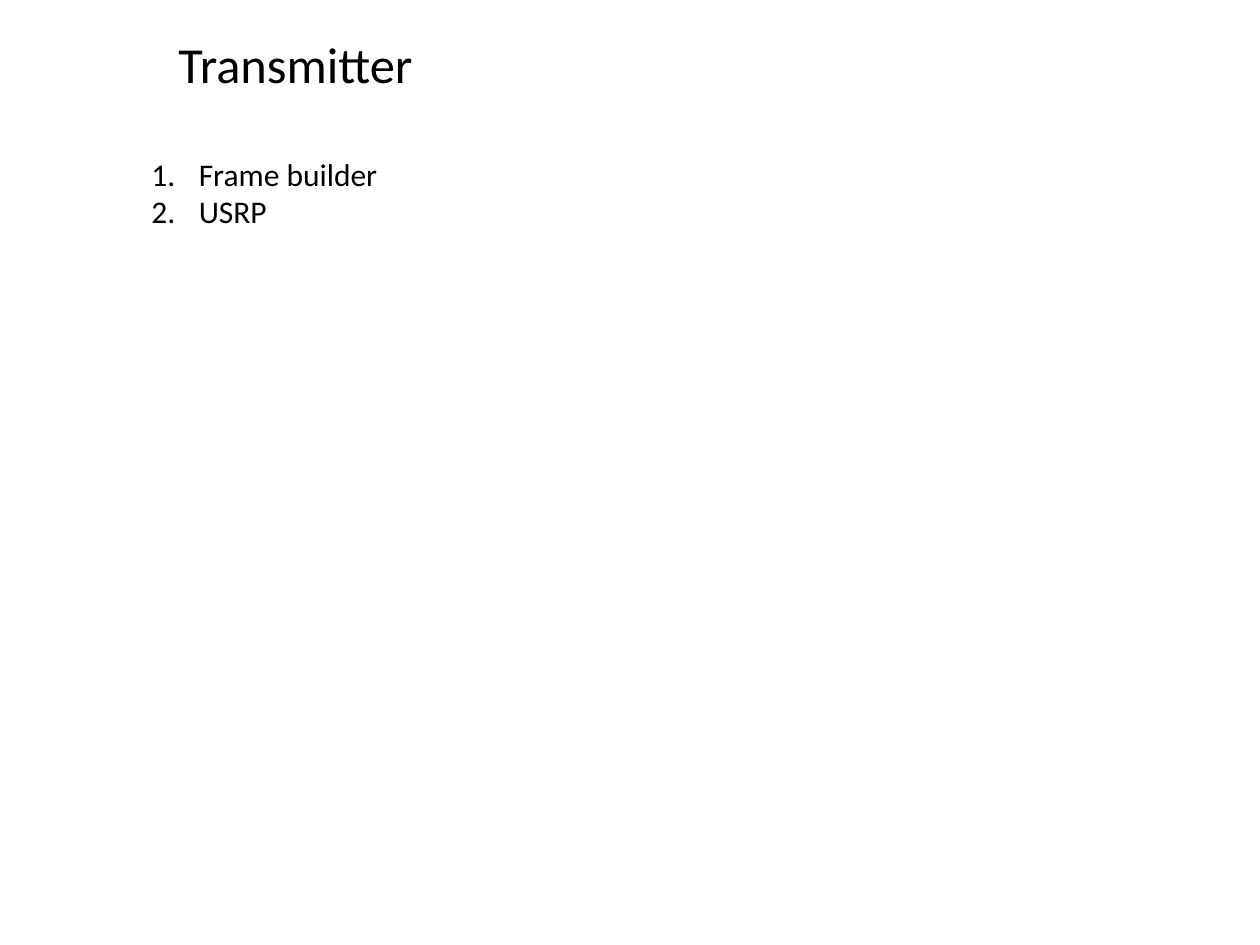
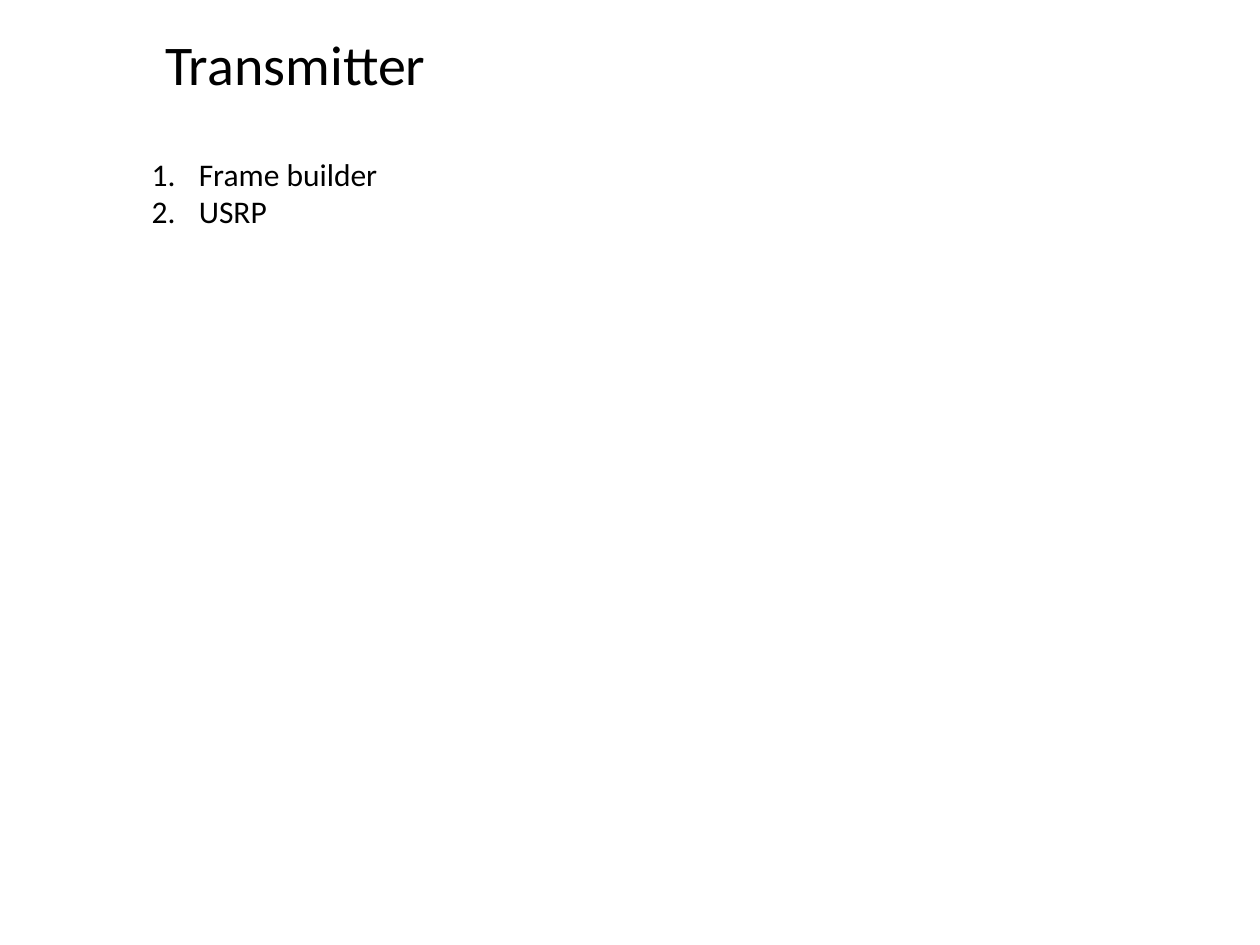
Before and after one commit to r4tn3sh/ncofdm_final, a slide deck: slide 2 of Blocks.pptx. Drawn at 1260x945 pixels with LibreOffice and Linux fonts; fonts in the diff are those of the drawing. Boxes give left, top, right and bottom in pixels: in the first picture for what was removed or moved away, otherwise in the second. Text is boxed around its words. In the diff, an @@ line names an element or a change of style, - is before the commit and + after.

```diff
--- a/Blocks.pptx
+++ b/Blocks.pptx
@@ text "Transmitter" at box(165, 46, 425, 86): size 28.8 to 32 pt @@
```
Also in this commit, not shown: 3 other slides changed, 1 slide added, 13 other files.
